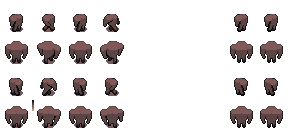
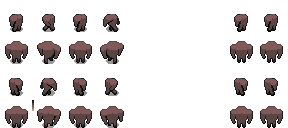
Layers edited between the first and the second (288, 128) image:
"shadow": opacity 100% → 51%, painted on it over [10, 26, 119, 128]
